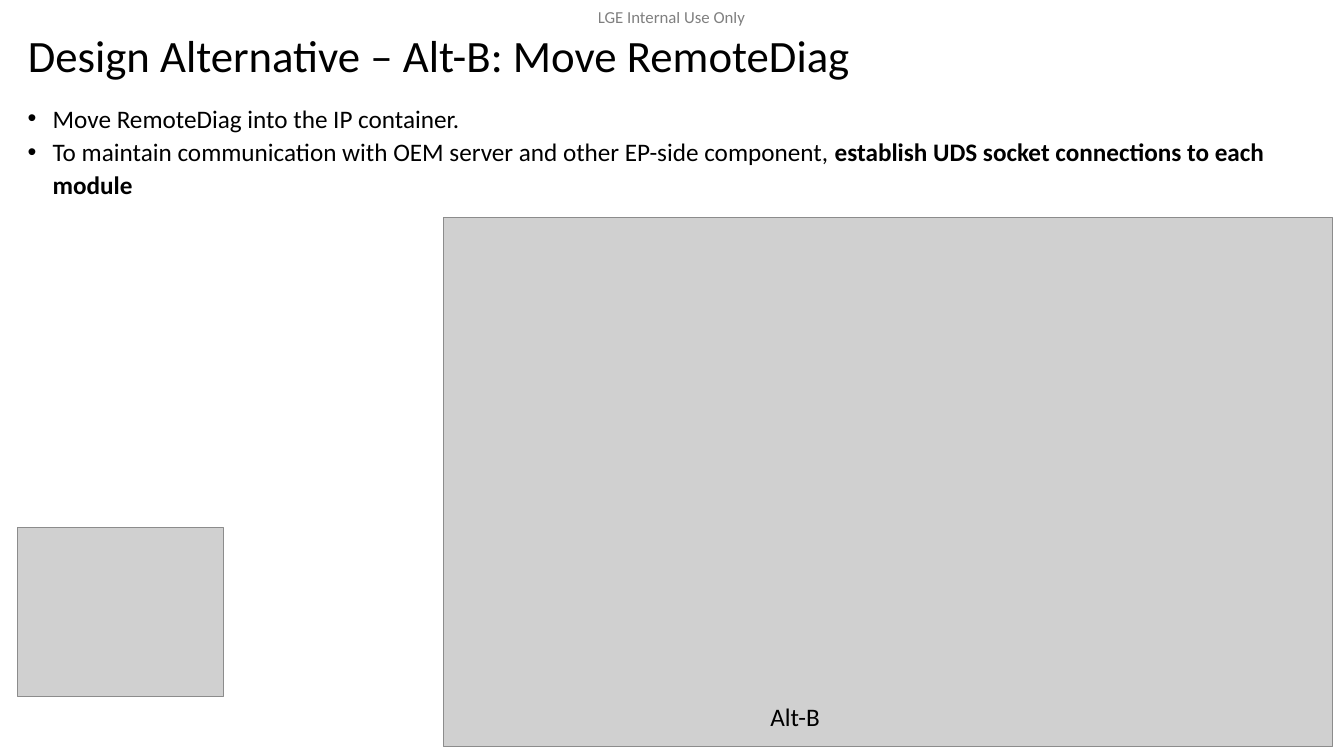
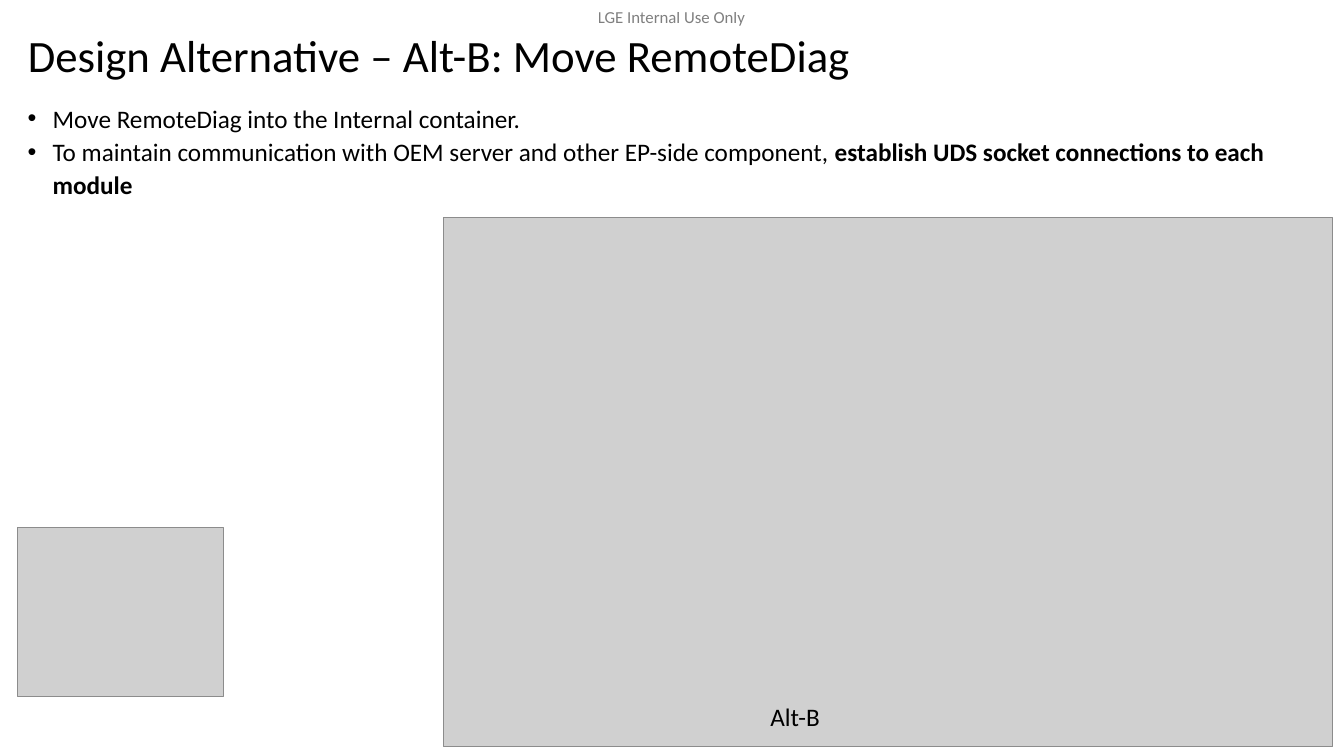
Before and after one commit to btqt/fe, a slide deck: slide 9 of design/FE_phi.vu_Design of Secure Remote Diag on Container Separation Architecture_final.pptx. Drawn at 1344x756 pixels with LibreOffice and Linux fonts; fonts in the diff are those of the drawing; grey boxes stand for pictures; background and template pictures are left out. Boxes give left, top, right and bottom in pixels: in the first picture for what was removed or moved away, otherwise in the second. Text is boxed around its words. In the diff, an @@ line names an element or a change of style, - is before the commit and + after.

```diff
--- a/design/FE_phi.vu_Design of Secure Remote Diag on Container Separation Architecture_final.pptx
+++ b/design/FE_phi.vu_Design of Secure Remote Diag on Container Separation Architecture_final.pptx
@@ text at (x1=53, y1=110, x2=520, y2=133): text changed @@
-• Move RemoteDiag into the IP container.
+• Move RemoteDiag into the Internal container.
```
Also in this commit, not shown: 3 other slides changed.
